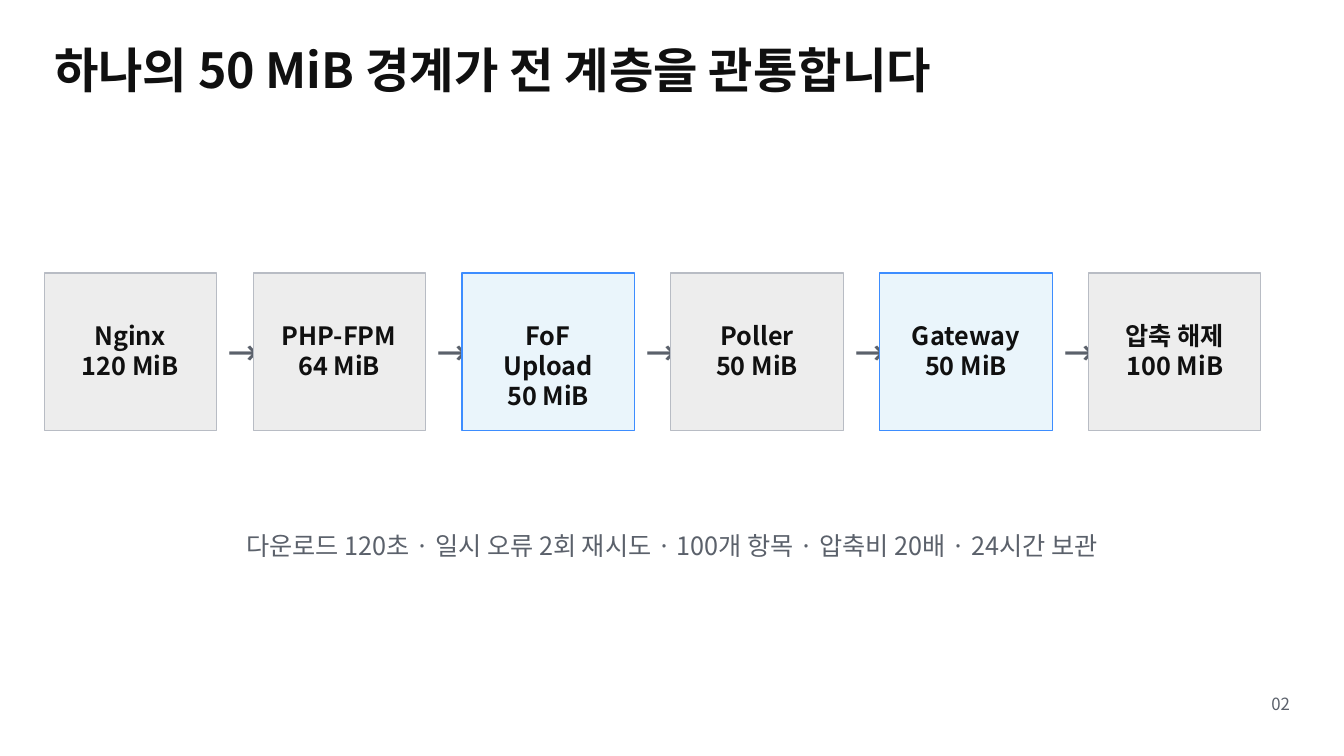
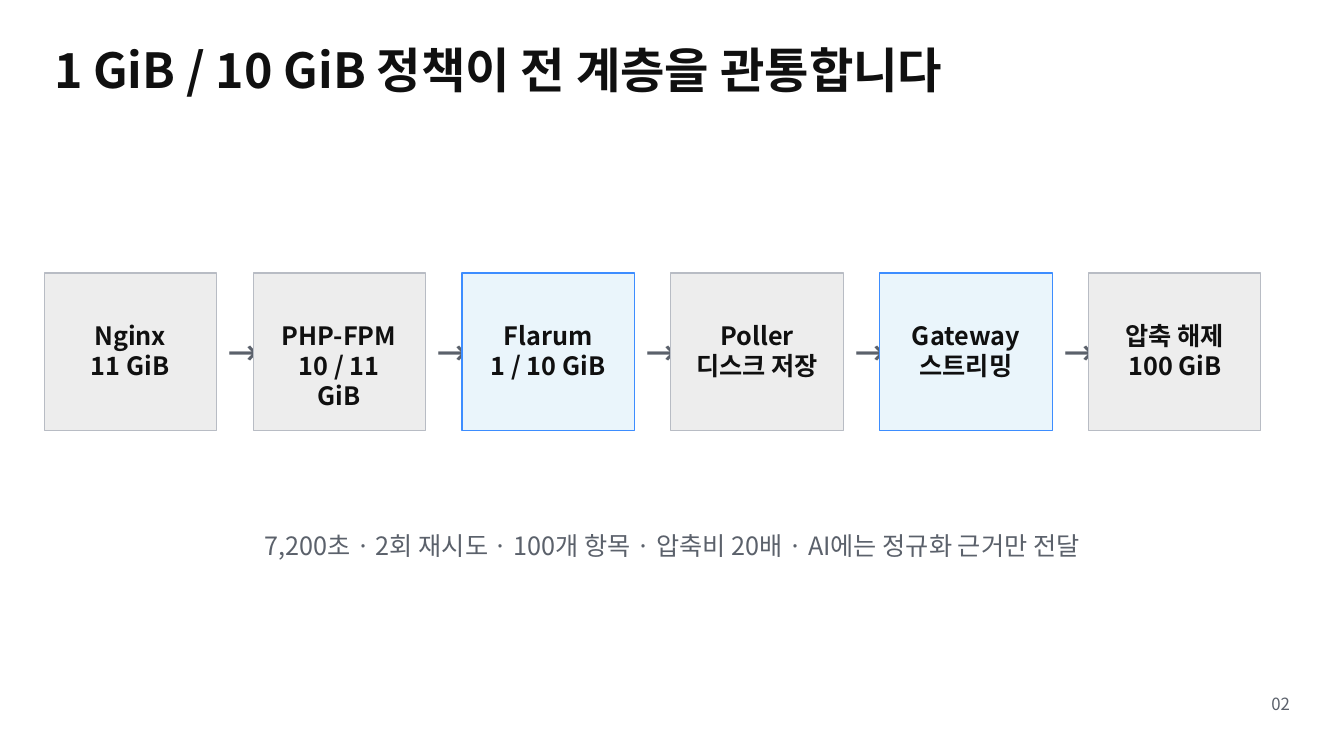
Before and after one commit to ablecloud-team/ablestack-techflow, a slide deck: slide 2 of output/presentation/techflow-issue-72-large-upload.pptx. Drawn at 1344x756 pixels with LibreOffice and Linux fonts; fonts in the diff are those of the drawing. Boxes give left, top, right and bottom in pixels: in the first picture for what was removed or moved away, otherwise in the second. Text is boxed around its words. In the diff, an @@ line names an element or a change of style, - is before the commit and + after.

Commit message:
feat: 1GB 일반 파일과 10GB 압축 운영 검증 완료

```diff
--- a/output/presentation/techflow-issue-72-large-upload.pptx
+++ b/output/presentation/techflow-issue-72-large-upload.pptx
@@ text at [54,47,942,93]: text changed @@
-하나의 50 MiB 경계가 전 계층을 관통합니다
+1 GiB / 10 GiB 정책이 전 계층을 관통합니다
@@ text at [491,325,605,376]: text changed @@
-FoF Upload
-50 MiB
+Flarum
+1 / 10 GiB
@@ text at [91,349,169,376]: text changed @@
-120 MiB
+11 GiB
@@ text at [299,356,380,406]: text changed @@
-64 MiB
+10 / 11 GiB
@@ text at [696,354,817,378]: text changed @@
-50 MiB
+디스크 저장
@@ text at [920,349,1013,378]: text changed @@
-50 MiB
+스트리밍
@@ text at [1128,354,1222,376]: text changed @@
-100 MiB
+100 GiB
@@ text at [264,534,1079,560]: text changed @@
-다운로드 120초 · 일시 오류 2회 재시도 · 100개 항목 · 압축비 20배 · 24시간 보관
+7,200초 · 2회 재시도 · 100개 항목 · 압축비 20배 · AI에는 정규화 근거만 전달
```
Also in this commit, not shown: 5 other slides changed, 13 other files.
